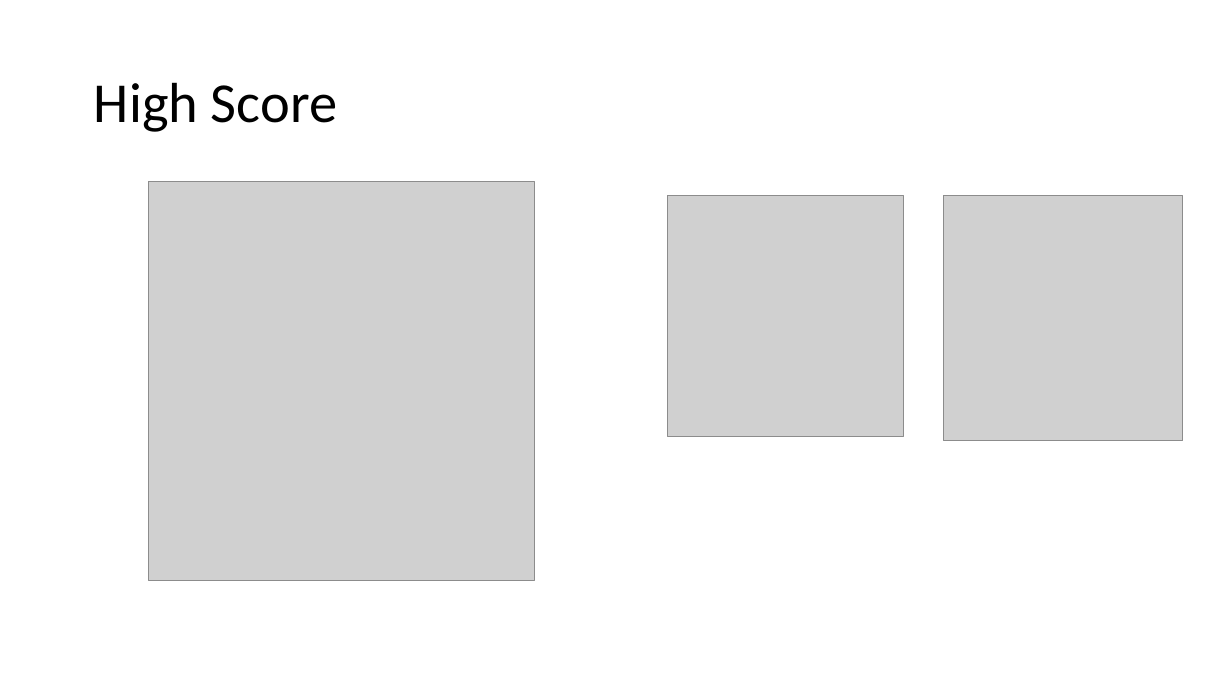
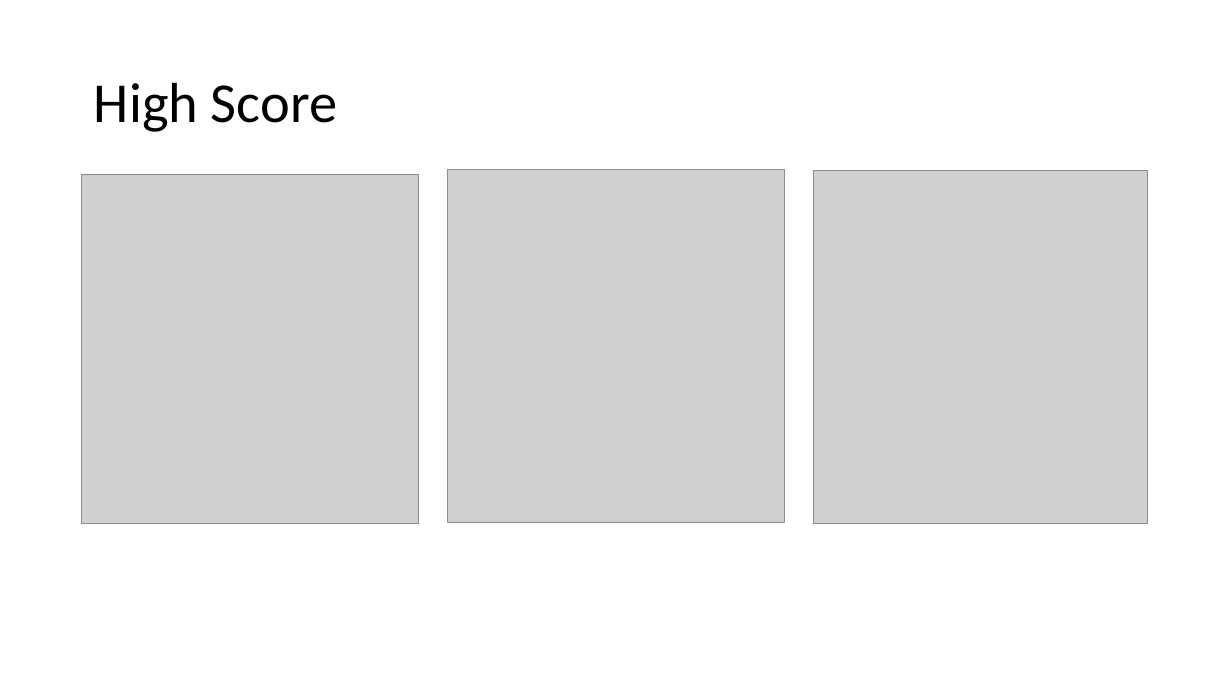
Before and after one commit to revekka-andronikidu/ZombieAISurvivalGame, a slide deck: slide 7 of GPP_ZombieAI_LastNameFirstName_2DAEXX.pptx. Drawn at 1232x693 pixels with LibreOffice and Linux fonts; fonts in the diff are those of the drawing; grey boxes stand for pictures. Boxes give left, top, right and bottom in pixels: in the first picture for what was removed or moved away, otherwise in the second. Text is boxed around its words. In the diff, an @@ line names an element or a change of style, - is before the commit and + after.

```diff
--- a/GPP_ZombieAI_LastNameFirstName_2DAEXX.pptx
+++ b/GPP_ZombieAI_LastNameFirstName_2DAEXX.pptx
@@ picture resized from (x1=149, y1=181, x2=534, y2=580) to (x1=81, y1=175, x2=419, y2=524) @@
@@ picture added at (x1=448, y1=170, x2=785, y2=523) @@
@@ picture added at (x1=813, y1=171, x2=1148, y2=524) @@
@@ picture removed at (x1=667, y1=196, x2=903, y2=436) @@
@@ picture removed at (x1=944, y1=196, x2=1183, y2=441) @@
```
Also in this commit, not shown: 6 other files.
